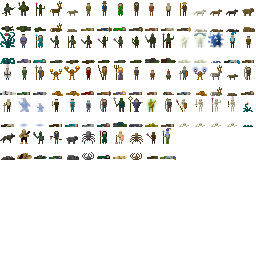
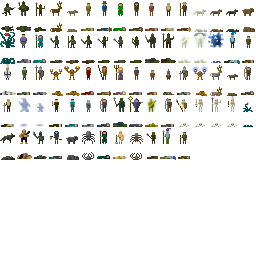
The second 256×256 image is a revision of the first. Changes to its layers:
painted on "Background" over bbox(178, 132, 190, 159)
